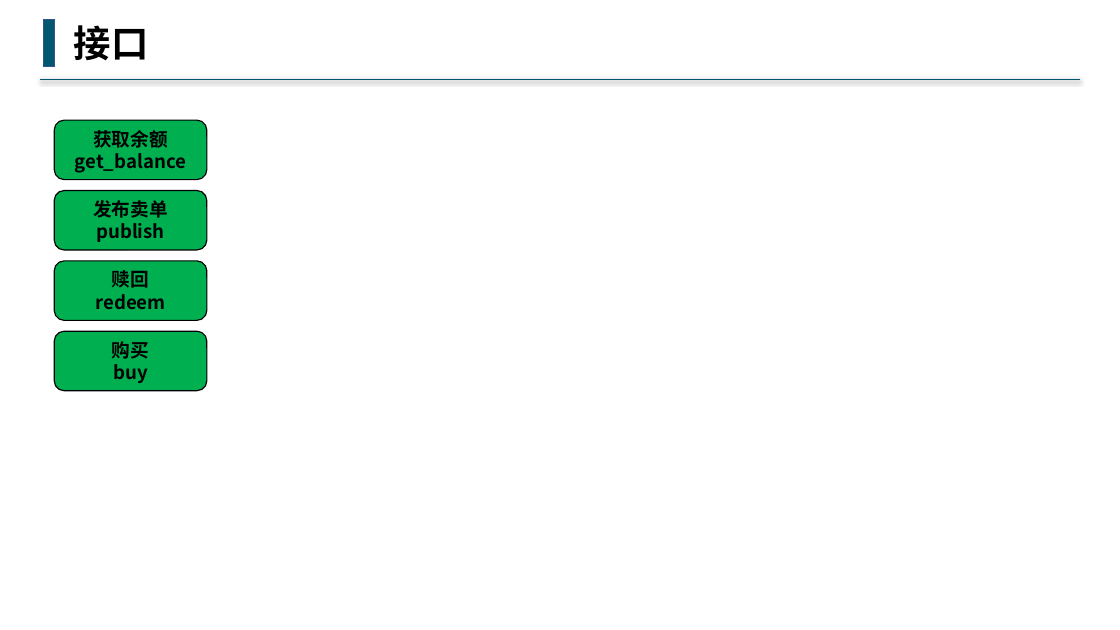
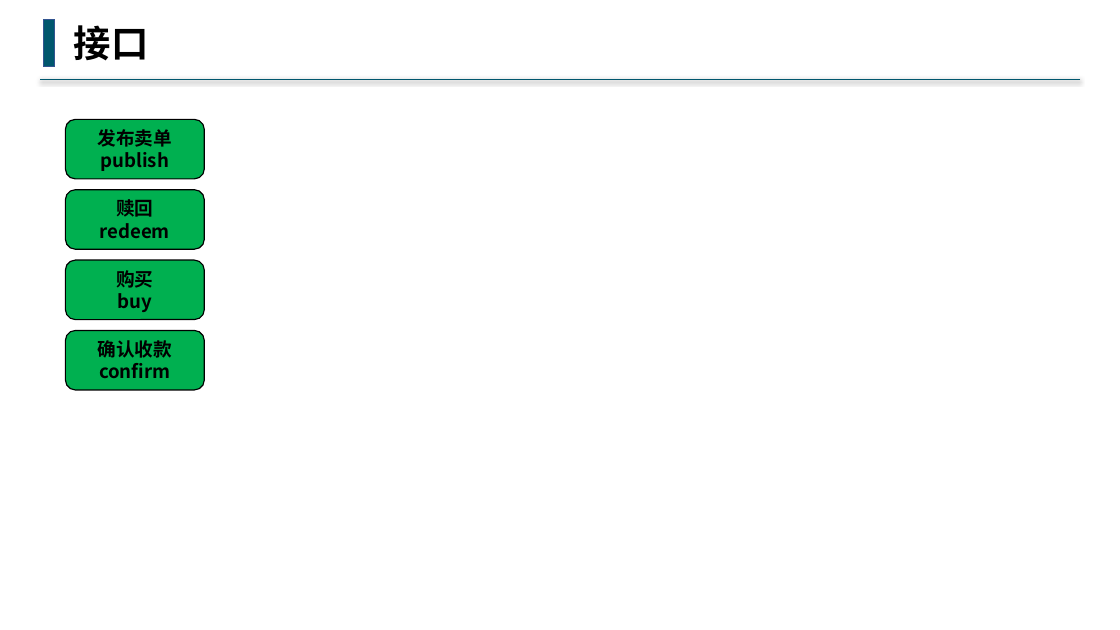
Before and after one commit to buddhachain/buddhaContract, a slide deck: slide 3 of doc/场外交易.pptx. Drawn at 1120x630 pixels with LibreOffice and Linux fonts; fonts in the diff are those of the drawing. Boxes give left, top, right and bottom in pixels: in the first picture for what was removed or moved away, otherwise in the second. Text is boxed around its words. In the diff, an @@ line names an element or a change of style, - is before the commit and + after.

```diff
--- a/doc/场外交易.pptx
+++ b/doc/场外交易.pptx
@@ rounded rectangle "发布卖单": place and size @@
-rounded rectangle "发布卖单" at [55, 191, 208, 250]
+rounded rectangle "发布卖单" at [66, 119, 204, 179]
@@ rounded rectangle removed at [55, 120, 208, 180] @@
-获取余额
-get_balance
@@ rounded rectangle "赎回": place and size @@
-rounded rectangle "赎回" at [55, 261, 208, 321]
+rounded rectangle "赎回" at [66, 190, 204, 250]
@@ rounded rectangle "购买": place and size @@
-rounded rectangle "购买" at [55, 331, 208, 391]
+rounded rectangle "购买" at [66, 260, 204, 320]
@@ rounded rectangle added at [66, 330, 204, 390], fill #00B050, outline #000000 1 pt, 16 pt, text #000000, bold @@
+确认收款
+confirm
```
Also in this commit, not shown: 4 other slides changed.
